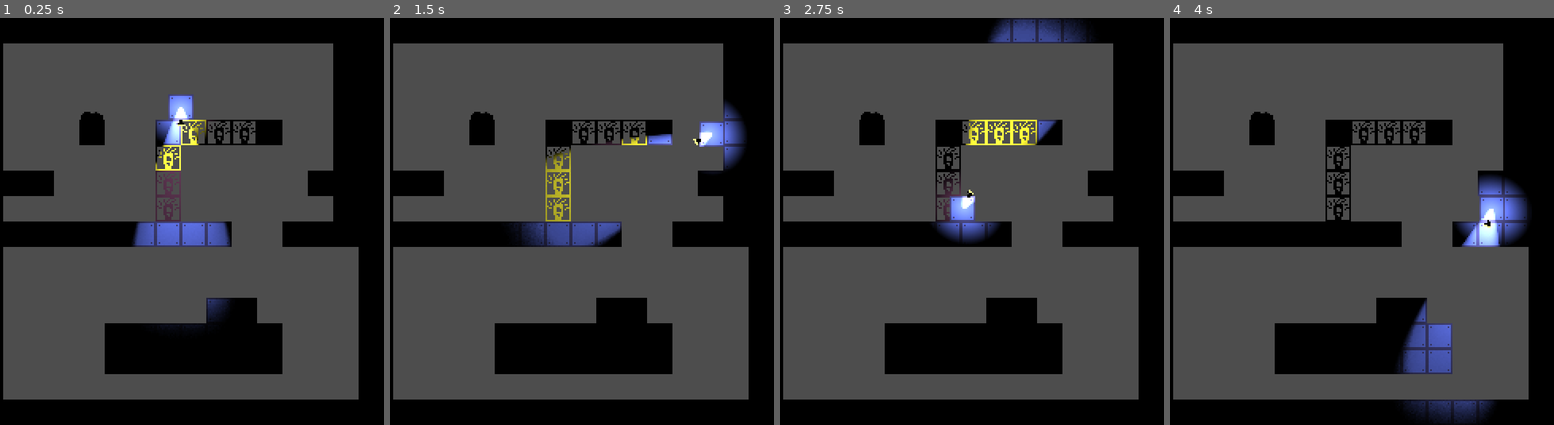
Above: before the commit, frames 1-4 (left to right).
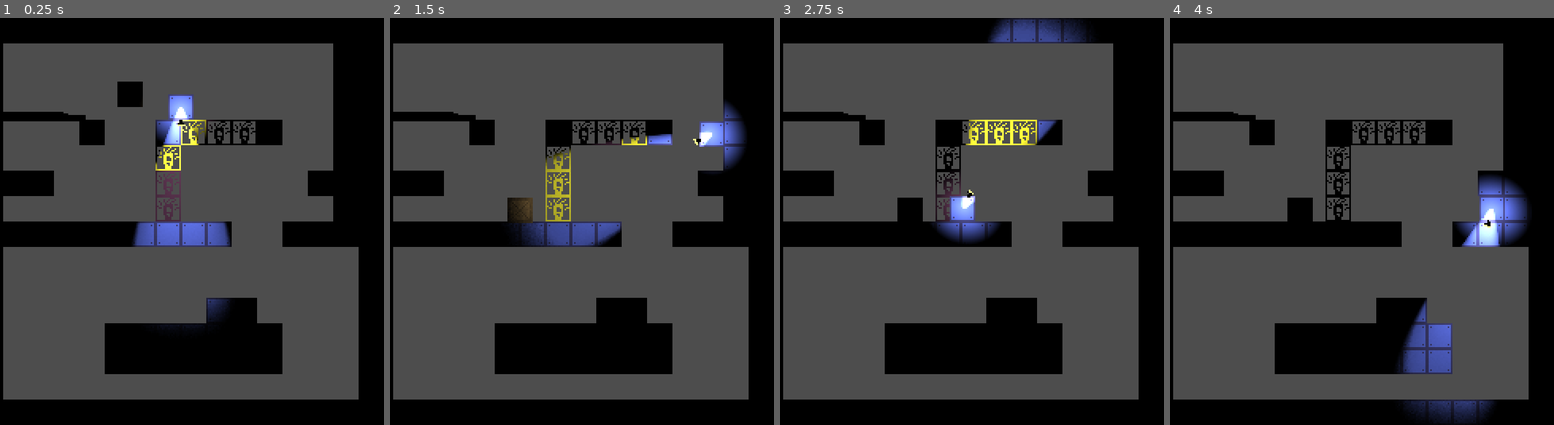
Above: after the commit, the same moments.

Repository: DylanPerry2098/ScreenTear
Game: Godot game, scene res://scenes/levels/test_room.tscn
Same seed, same stepped clock (60 frames per second), same inputs: the game is played once before the commit and once after it.
Inputs (mouse positions are in pixels of both pictures, inside the frame that each line leads up to):
- Up to frame 1 (0.25 s): no input
- Up to frame 2 (1.5 s): move the mouse to (658, 201) at 0.52 s; hold D (move_right) from 0.53 s (still down); tap E (interact) at 0.6, 1.35 s; tap Space (jump) at 0.77 s; move the mouse to (489, 241) at 1.27 s
- Up to frame 3 (2.75 s): tap Space (jump) at 1.52 s; tap Enter at 2 s; move the mouse to (1002, 131) at 2.02 s; release D (move_right) at 2.03 s; hold A (move_left) from 2.03 s (still down); tap E (interact) at 2.1 s
- Up to frame 4 (4 s): move the mouse to (1331, 302) at 2.77 s; release A (move_left) at 2.78 s; hold D (move_right) from 2.78 s (still down); tap E (interact) at 2.85, 3.6 s; tap Space (jump) at 3.02, 3.77 s; move the mouse to (1473, 282) at 3.52 s

The runs differ from the first frame. In frame 1, 0.9% of the frame differs, in the area x 0-38%, y 15-26%; in frame 2, 0.9%; in frame 3, 0.9%; in frame 4, 0.9%.

Commit message:
Added a pushable box

Diff:
--- a/project.godot
+++ b/project.godot
@@ -80,6 +80,7 @@
 [physics]
 
 3d/physics_engine="Jolt Physics"
+2d/default_gravity=250.0
 
 [rendering]
 
--- /dev/null
+++ b/scenes/gizmos/box.gd
@@ -0,0 +1,11 @@
+extends RigidBody2D
+
+
+# Called when the node enters the scene tree for the first time.
+func _ready() -> void:
+	pass # Replace with function body.
+
+
+# Called every frame. 'delta' is the elapsed time since the previous frame.
+func _process(delta: float) -> void:
+	pass
--- /dev/null
+++ b/scenes/gizmos/box.tscn
@@ -0,0 +1,18 @@
+[gd_scene format=3 uid="uid://dwylrlxy7xcpm"]
+
+[ext_resource type="Texture2D" uid="uid://bvcqaobpmrn3v" path="res://assets/box-placeholder.png" id="1_dqwf4"]
+[ext_resource type="Script" uid="uid://c8344yojwijmt" path="res://scenes/gizmos/box.gd" id="1_wylty"]
+
+[sub_resource type="RectangleShape2D" id="RectangleShape2D_wylty"]
+size = Vector2(14, 15)
+
+[node name="CollisionShape2D" type="RigidBody2D" unique_id=1527440110]
+lock_rotation = true
+script = ExtResource("1_wylty")
+
+[node name="Sprite2D" type="Sprite2D" parent="." unique_id=97281408]
+texture = ExtResource("1_dqwf4")
+
+[node name="CollisionShape2D" type="CollisionShape2D" parent="." unique_id=710800748]
+position = Vector2(0, -0.5)
+shape = SubResource("RectangleShape2D_wylty")
--- a/scenes/levels/test_room.tscn
+++ b/scenes/levels/test_room.tscn
@@ -5,6 +5,7 @@
 [ext_resource type="PackedScene" uid="uid://beyip80fsaqxw" path="res://scenes/characters/player.tscn" id="3_gyqsl"]
 [ext_resource type="Texture2D" uid="uid://ded8qt6oksnny" path="res://assets/dark_light_block.png" id="3_knmjg"]
 [ext_resource type="PackedScene" uid="uid://cjowb85tb4dkv" path="res://scenes/gizmos/pressure_plate.tscn" id="4_anjkr"]
+[ext_resource type="PackedScene" uid="uid://dwylrlxy7xcpm" path="res://scenes/gizmos/box.tscn" id="6_asmw1"]
 
 [sub_resource type="TileSetAtlasSource" id="TileSetAtlasSource_knmjg"]
 texture = ExtResource("1_anjkr")
@@ -30,6 +31,9 @@
 sources/0 = SubResource("TileSetAtlasSource_knmjg")
 sources/2 = SubResource("TileSetAtlasSource_asmw1")
 
+[sub_resource type="PhysicsMaterial" id="PhysicsMaterial_asmw1"]
+friction = 0.1
+
 [node name="TestRoom" type="Node2D" unique_id=2089002660]
 
 [node name="TileMapLayer" type="TileMapLayer" parent="." unique_id=1719518811]
@@ -41,6 +45,12 @@
 
 [node name="PressurePlate" parent="." unique_id=18738573 instance=ExtResource("4_anjkr")]
 position = Vector2(65, 64)
+scale = Vector2(-10.055366, 1.1472185)
 
 [node name="Player" parent="." unique_id=366328777 instance=ExtResource("3_gyqsl")]
 position = Vector2(128, 48)
+
+[node name="CollisionShape2D" parent="." unique_id=1527440110 instance=ExtResource("6_asmw1")]
+position = Vector2(96, 41)
+mass = 0.001
+physics_material_override = SubResource("PhysicsMaterial_asmw1")
--- a/scripts/objects/pressure_plate.gd
+++ b/scripts/objects/pressure_plate.gd
@@ -23,6 +23,7 @@
 
 func _on_body_entered(body: Node2D) -> void:
 	_update_pressed(true)
+	print("PRESSED")
 
 
 func _on_body_exited(body: Node2D) -> void:
--- a/scripts/scene_managment/level.gd
+++ b/scripts/scene_managment/level.gd
@@ -1,4 +1,4 @@
 class_name Level extends Node2D
 
 func _ready() -> void:
-    y_sort_enabled = true
+	y_sort_enabled = true
Binary file added: assets/box-placeholder.png
Not shown, added: assets/box-placeholder.png.import
Not shown, added: scenes/gizmos/box.gd.uid
